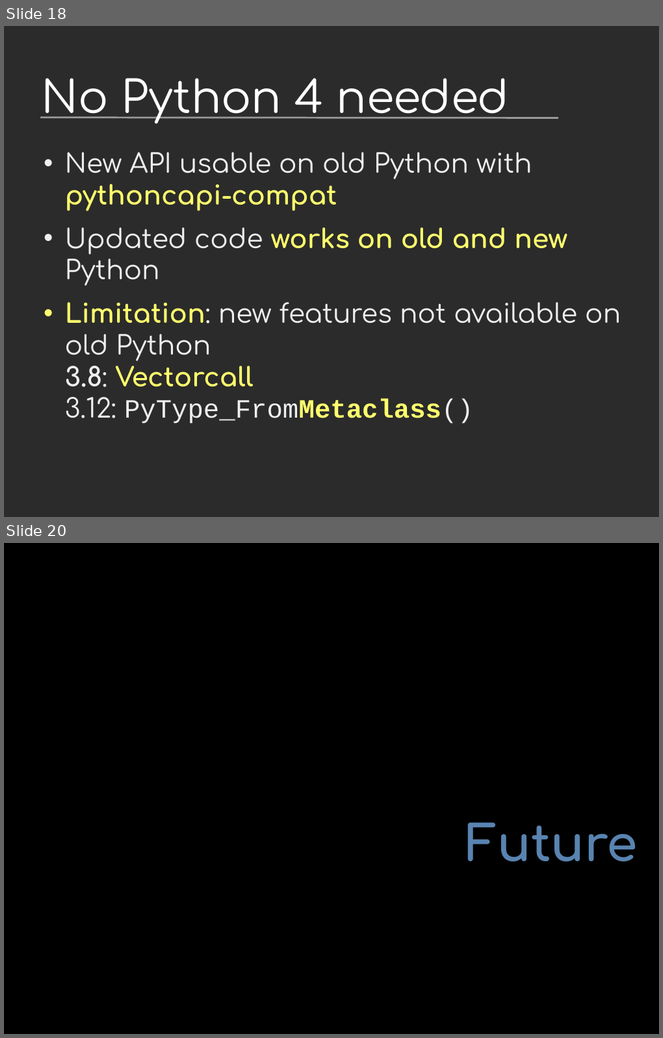
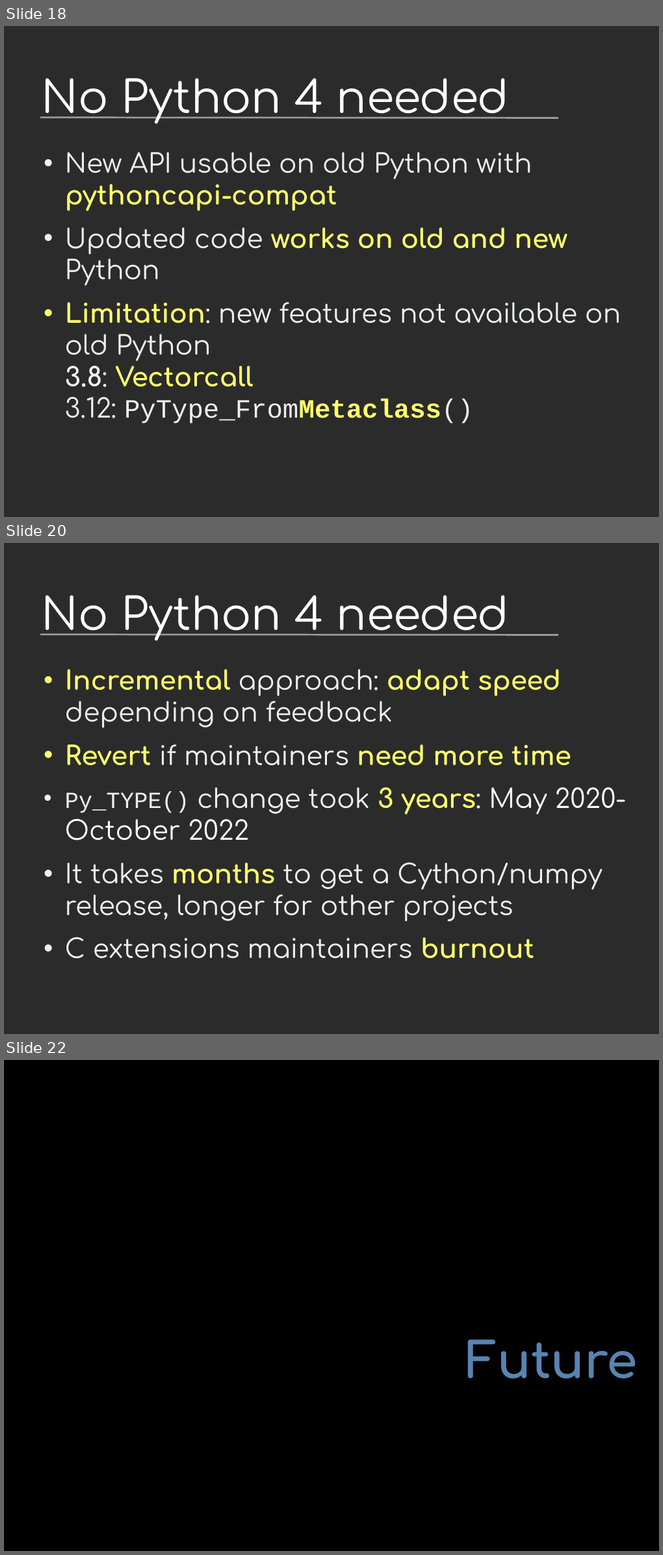
Before and after one commit to vstinner/talks, a slide deck: 2023-CoreDevSprint-Brno/c-api.odp. Shown one above the other, each under a label of ours: slides 18 and 20 before the commit, slides 18, 20 and 22 after it; the slides between them are not shown. The pictures are 663x1038 and 663x1555 pixels, drawn with LibreOffice and Linux fonts; fonts in the diff are those of the drawing; background and template pictures are left out; a plain dark background stands for a picture behind light text. Boxes give left, top, right and bottom in pixels: in the first picture for what was removed or moved away, otherwise in the second. Text is boxed around its words. In the diff, an @@ line names an element or a change of style, - is before the commit and + after.

```diff
--- a/2023-CoreDevSprint-Brno/c-api.odp
+++ b/2023-CoreDevSprint-Brno/c-api.odp
@@ slide 20 added at bbox=[4, 543, 659, 1034], background picture (left out); not listed: 1 template element that a slide beside it also shows @@
@@ title added at bbox=[42, 595, 510, 641], 54 pt, text #FFFFFF @@
+No Python 4 needed
@@ text added at bbox=[65, 669, 627, 959], 32 pt, text #EEEFF0 @@
+• Incremental approach: adapt speed depending on feedback
+• Revert if maintainers need more time
+• Py_TYPE() change took 3 years: May 2020-October 2022
+• It takes months to get a Cython/numpy release, longer for other projects
+• C extensions maintainers burnout
@@ what was slide 20 is now slide 22 @@
```
Also in this commit, not shown: 5 slides changed, 1 other slide added, 1 other file.
